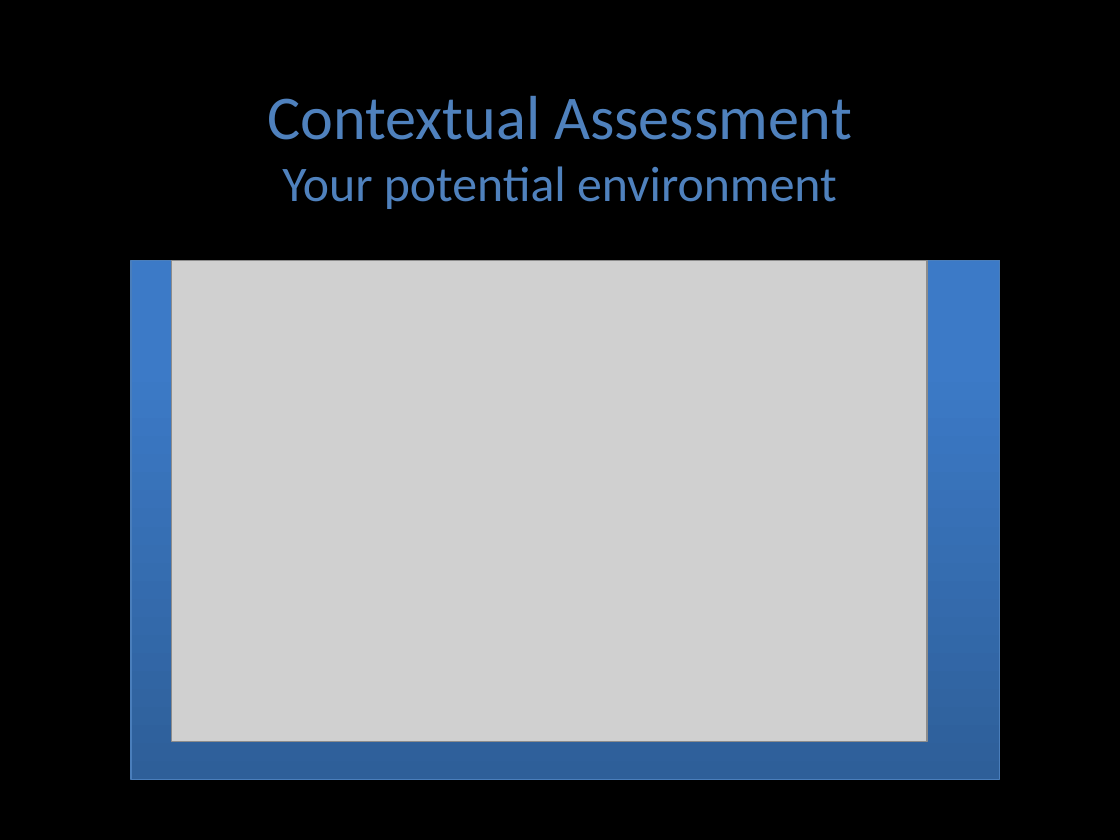
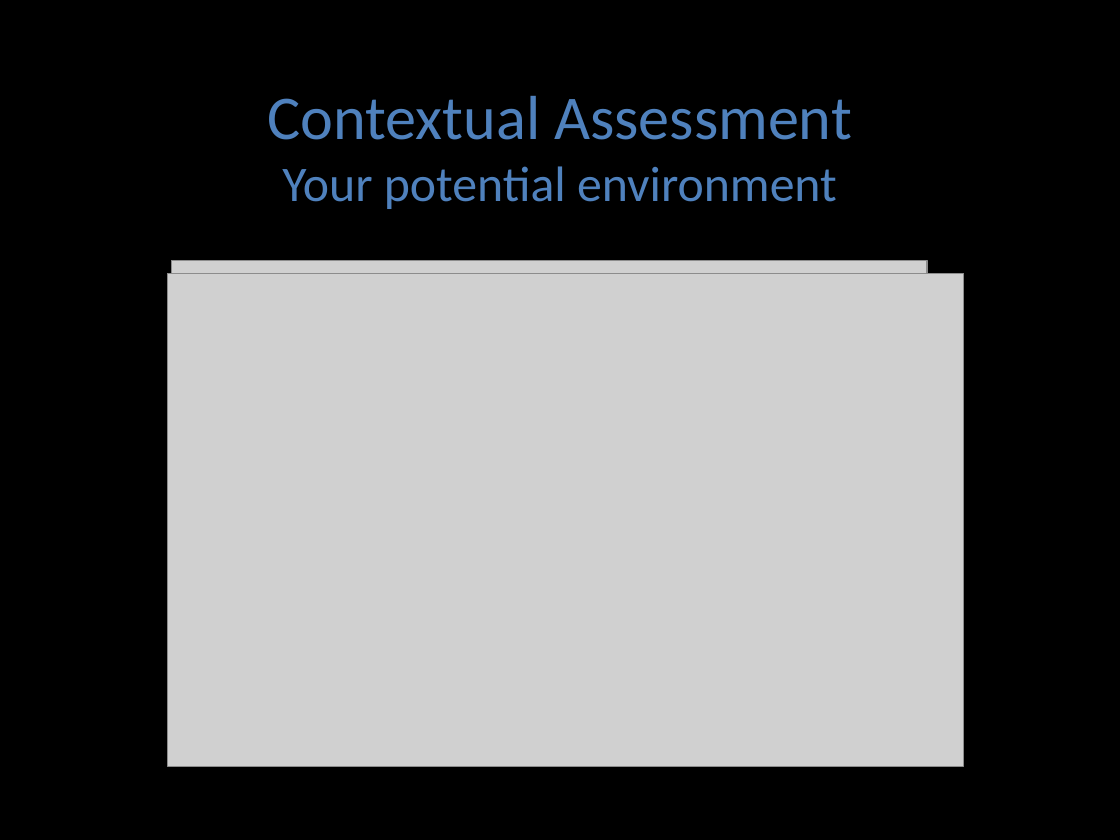
Before and after one commit to dads2busy/dads2busy.github.io, a slide deck: slide 13 of downloads/Workshop3-Schroeder-Building-Data-Sharing-Infrastructures.pptx. Drawn at 1120x840 pixels with LibreOffice and Linux fonts; fonts in the diff are those of the drawing; grey boxes stand for pictures. Boxes give left, top, right and bottom in pixels: in the first picture for what was removed or moved away, otherwise in the second. Text is boxed around its words. In the diff, an @@ line names an element or a change of style, - is before the commit and + after.

```diff
--- a/downloads/Workshop3-Schroeder-Building-Data-Sharing-Infrastructures.pptx
+++ b/downloads/Workshop3-Schroeder-Building-Data-Sharing-Infrastructures.pptx
@@ rectangle removed at box(131, 260, 1000, 780) @@
@@ picture added at box(167, 273, 963, 766) @@
```
Also in this commit, not shown: 1 other slide changed, 11 other files.
